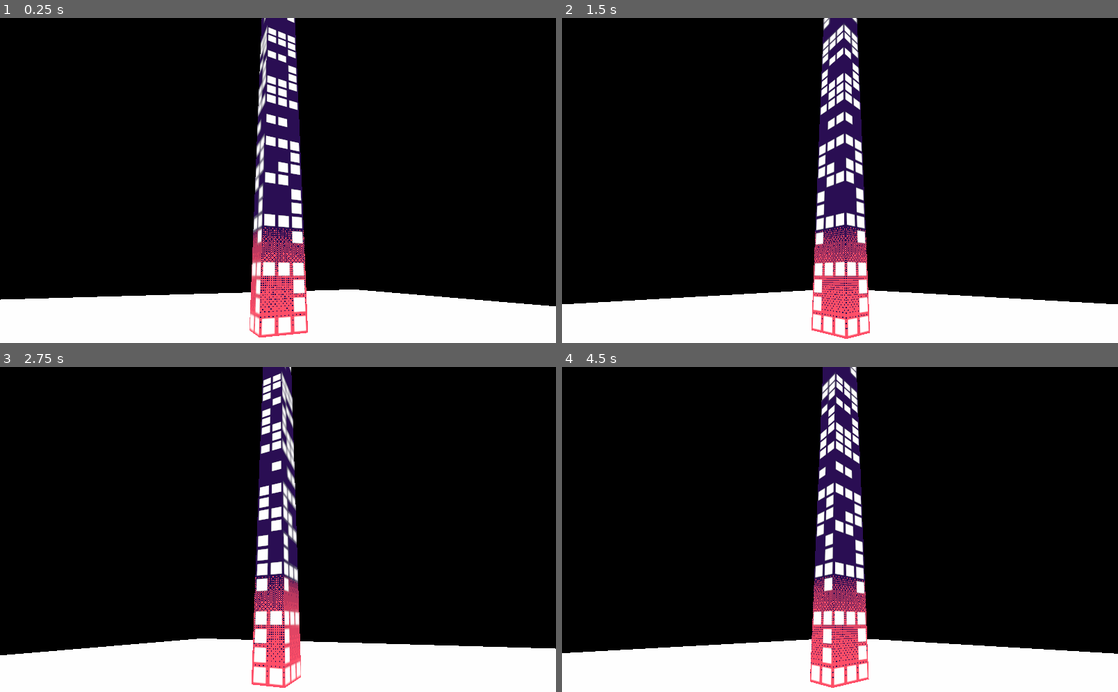
Above: before the commit, frames 1-4 (two rows, left to right).
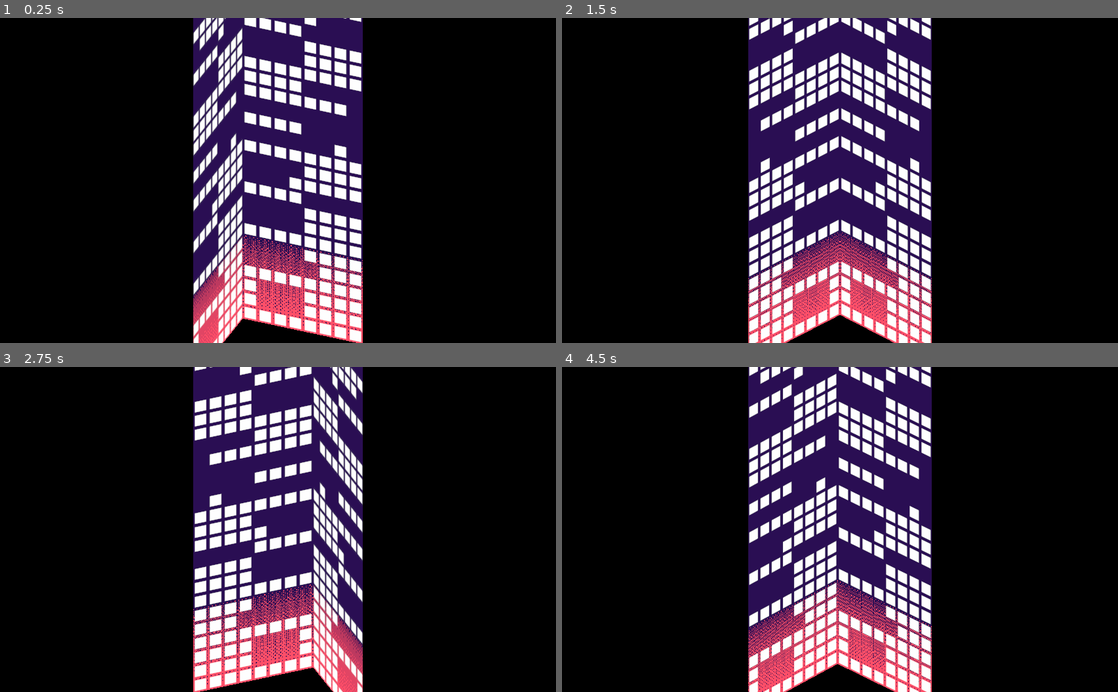
Above: after the commit, the same moments.

Repository: CluckeyMcCormick/ncg2
Game: Godot game, scene res://Main.tscn
Two runs of this game, one before a commit and one after it. Both use one fixed random seed, a clock stepped at 60 frames per second and the inputs below.
Inputs:
- Up to frame 1 (0.25 s): no input
- Up to frame 2 (1.5 s): no input
- Up to frame 3 (2.75 s): no input
- Up to frame 4 (4.5 s): no input

The runs differ from the first frame. In frame 1, 36% of the frame differs, in the area x 0-100%, y 0-100%; in frame 2, 37%; in frame 3, 36%; in frame 4, 38%.

Commit message:
Adjust UV shift for side parity
I don't exactly understand how textures work in Godot. It seems
they're tied to a world unit, so a texture will always occupy one
world unit regardless of the dimensionsions of said texture. It also
seems, at least for SurfaceTool-generated Meshes, that the texture is
centered in the middle - I THINK.

The exact mechanics don't matter as much here as the result: if an
AutoBuilding had an odd side, then the windows on that side would have
bisected windows at the edges. That had something to do with the
texture centering.

Anyway, the solution was to shift the texture by half a window IF that
texture was odd. In code, I just leveraged the parity to turn the
shift on-and-off - allows me to skip using if statements.

Diff:
--- a/AutoBuilding.gd
+++ b/AutoBuilding.gd
@@ -63,29 +63,30 @@
 
     # By default, the UV2 texture is centered on 0,0 - so it stretches half it's
     # length in either direction on x and z. While that normally wouldn't be
-    # a problem, with our pixel-perfect texture, it bisects one of the windows.
-    # So we need to shift it to the side by half of the size of a window.
-    var base_UV2_shift = Vector2(WINDOW_UV_SIZE / 2, 0)
+    # a problem, with our pixel-perfect texture, it bisects one of the windows
+    # IF the measure on that side is odd. So we need to shift it to the side by
+    # half of the size of a window.
+    var odd_UV2_shift = Vector2(WINDOW_UV_SIZE / 2, 0)
 
     $ZNeg.mesh = ready_side_mesh(
         Vector2(-eff_x, 0),
         Vector2( eff_x, eff_y),
-        -eff_z, false, base_UV2_shift
+        -eff_z, false, (len_x % 2) * odd_UV2_shift
     )
     $ZPos.mesh = ready_side_mesh(
         Vector2(-eff_x, eff_y),
         Vector2( eff_x, 0),
-        eff_z, false, base_UV2_shift
+        eff_z, false, (len_x % 2) * odd_UV2_shift
     )
     $XNeg.mesh = ready_side_mesh(
         Vector2(-eff_z, 0),
         Vector2( eff_z, eff_y),
-        eff_x, true, Vector2.ZERO
+        eff_x, true, (len_z % 2) * odd_UV2_shift
     )
     $XPos.mesh = ready_side_mesh(
         Vector2(-eff_z, eff_y),
         Vector2( eff_z, 0),
-        -eff_x, true, Vector2.ZERO
+        -eff_x, true, (len_z % 2) * odd_UV2_shift
     )
     $YTop.mesh = ready_top_mesh(
         Vector2(-eff_x, -eff_z),
--- a/Main.tscn
+++ b/Main.tscn
@@ -9,8 +9,8 @@
 
 [sub_resource type="ArrayMesh" id=2]
 surfaces/0 = {
-"aabb": AABB( -0.046875, 0, -0.03125, 0.09375, 1, 1.00005e-05 ),
-"array_data": PoolByteArray( 0, 0, 64, 189, 0, 0, 0, 0, 0, 0, 0, 189, 0, 0, 129, 0, 127, 0, 0, 129, 0, 170, 0, 0, 0, 168, 0, 0, 0, 0, 64, 61, 0, 0, 128, 63, 0, 0, 0, 189, 0, 0, 129, 0, 127, 0, 0, 129, 0, 42, 0, 188, 0, 44, 0, 188, 0, 0, 64, 189, 0, 0, 128, 63, 0, 0, 0, 189, 0, 0, 129, 0, 127, 0, 0, 129, 0, 170, 0, 188, 0, 168, 0, 188, 0, 0, 64, 189, 0, 0, 0, 0, 0, 0, 0, 189, 0, 0, 129, 0, 127, 0, 0, 129, 0, 170, 0, 0, 0, 168, 0, 0, 0, 0, 64, 61, 0, 0, 0, 0, 0, 0, 0, 189, 0, 0, 129, 0, 127, 0, 0, 129, 0, 42, 0, 0, 0, 44, 0, 0, 0, 0, 64, 61, 0, 0, 128, 63, 0, 0, 0, 189, 0, 0, 129, 0, 127, 0, 0, 129, 0, 42, 0, 188, 0, 44, 0, 188 ),
+"aabb": AABB( -0.125, 0, -0.125, 0.25, 1.125, 9.99868e-06 ),
+"array_data": PoolByteArray( 0, 0, 0, 190, 0, 0, 0, 0, 0, 0, 0, 190, 0, 0, 129, 0, 127, 0, 0, 129, 0, 176, 0, 0, 0, 176, 0, 0, 0, 0, 0, 62, 0, 0, 144, 63, 0, 0, 0, 190, 0, 0, 129, 0, 127, 0, 0, 129, 0, 48, 128, 188, 0, 48, 128, 188, 0, 0, 0, 190, 0, 0, 144, 63, 0, 0, 0, 190, 0, 0, 129, 0, 127, 0, 0, 129, 0, 176, 128, 188, 0, 176, 128, 188, 0, 0, 0, 190, 0, 0, 0, 0, 0, 0, 0, 190, 0, 0, 129, 0, 127, 0, 0, 129, 0, 176, 0, 0, 0, 176, 0, 0, 0, 0, 0, 62, 0, 0, 0, 0, 0, 0, 0, 190, 0, 0, 129, 0, 127, 0, 0, 129, 0, 48, 0, 0, 0, 48, 0, 0, 0, 0, 0, 62, 0, 0, 144, 63, 0, 0, 0, 190, 0, 0, 129, 0, 127, 0, 0, 129, 0, 48, 128, 188, 0, 48, 128, 188 ),
 "array_index_data": PoolByteArray(  ),
 "blend_shape_data": [  ],
 "format": 97335,
@@ -23,8 +23,8 @@
 
 [sub_resource type="ArrayMesh" id=3]
 surfaces/0 = {
-"aabb": AABB( -0.046875, 0, 0.03125, 0.09375, 1.00001, 9.99868e-06 ),
-"array_data": PoolByteArray( 0, 0, 64, 189, 0, 0, 128, 63, 0, 0, 0, 61, 0, 0, 127, 0, 127, 0, 0, 127, 0, 170, 0, 188, 0, 168, 0, 188, 0, 0, 64, 61, 0, 0, 0, 0, 0, 0, 0, 61, 0, 0, 127, 0, 127, 0, 0, 127, 0, 42, 0, 0, 0, 44, 0, 0, 0, 0, 64, 189, 0, 0, 0, 0, 0, 0, 0, 61, 0, 0, 127, 0, 127, 0, 0, 127, 0, 170, 0, 0, 0, 168, 0, 0, 0, 0, 64, 189, 0, 0, 128, 63, 0, 0, 0, 61, 0, 0, 127, 0, 127, 0, 0, 127, 0, 170, 0, 188, 0, 168, 0, 188, 0, 0, 64, 61, 0, 0, 128, 63, 0, 0, 0, 61, 0, 0, 127, 0, 127, 0, 0, 127, 0, 42, 0, 188, 0, 44, 0, 188, 0, 0, 64, 61, 0, 0, 0, 0, 0, 0, 0, 61, 0, 0, 127, 0, 127, 0, 0, 127, 0, 42, 0, 0, 0, 44, 0, 0 ),
+"aabb": AABB( -0.125, 0, 0.125, 0.25, 1.12501, 9.99868e-06 ),
+"array_data": PoolByteArray( 0, 0, 0, 190, 0, 0, 144, 63, 0, 0, 0, 62, 0, 0, 127, 0, 127, 0, 0, 127, 0, 176, 128, 188, 0, 176, 128, 188, 0, 0, 0, 62, 0, 0, 0, 0, 0, 0, 0, 62, 0, 0, 127, 0, 127, 0, 0, 127, 0, 48, 0, 0, 0, 48, 0, 0, 0, 0, 0, 190, 0, 0, 0, 0, 0, 0, 0, 62, 0, 0, 127, 0, 127, 0, 0, 127, 0, 176, 0, 0, 0, 176, 0, 0, 0, 0, 0, 190, 0, 0, 144, 63, 0, 0, 0, 62, 0, 0, 127, 0, 127, 0, 0, 127, 0, 176, 128, 188, 0, 176, 128, 188, 0, 0, 0, 62, 0, 0, 144, 63, 0, 0, 0, 62, 0, 0, 127, 0, 127, 0, 0, 127, 0, 48, 128, 188, 0, 48, 128, 188, 0, 0, 0, 62, 0, 0, 0, 0, 0, 0, 0, 62, 0, 0, 127, 0, 127, 0, 0, 127, 0, 48, 0, 0, 0, 48, 0, 0 ),
 "array_index_data": PoolByteArray(  ),
 "blend_shape_data": [  ],
 "format": 97335,
@@ -37,8 +37,8 @@
 
 [sub_resource type="ArrayMesh" id=4]
 surfaces/0 = {
-"aabb": AABB( 0.046875, 0, -0.03125, 9.99868e-06, 1, 0.0625 ),
-"array_data": PoolByteArray( 0, 0, 64, 61, 0, 0, 0, 0, 0, 0, 0, 189, 127, 0, 0, 0, 0, 0, 127, 129, 0, 168, 0, 0, 0, 168, 0, 0, 0, 0, 64, 61, 0, 0, 128, 63, 0, 0, 0, 61, 127, 0, 0, 0, 0, 0, 127, 129, 0, 40, 0, 188, 0, 40, 0, 188, 0, 0, 64, 61, 0, 0, 128, 63, 0, 0, 0, 189, 127, 0, 0, 0, 0, 0, 127, 129, 0, 168, 0, 188, 0, 168, 0, 188, 0, 0, 64, 61, 0, 0, 0, 0, 0, 0, 0, 189, 127, 0, 0, 0, 0, 0, 127, 129, 0, 168, 0, 0, 0, 168, 0, 0, 0, 0, 64, 61, 0, 0, 0, 0, 0, 0, 0, 61, 127, 0, 0, 0, 0, 0, 127, 129, 0, 40, 0, 0, 0, 40, 0, 0, 0, 0, 64, 61, 0, 0, 128, 63, 0, 0, 0, 61, 127, 0, 0, 0, 0, 0, 127, 129, 0, 40, 0, 188, 0, 40, 0, 188 ),
+"aabb": AABB( 0.125, 0, -0.125, 9.99868e-06, 1.125, 0.25 ),
+"array_data": PoolByteArray( 0, 0, 0, 62, 0, 0, 0, 0, 0, 0, 0, 190, 127, 0, 0, 0, 0, 0, 127, 129, 0, 176, 0, 0, 0, 176, 0, 0, 0, 0, 0, 62, 0, 0, 144, 63, 0, 0, 0, 62, 127, 0, 0, 0, 0, 0, 127, 129, 0, 48, 128, 188, 0, 48, 128, 188, 0, 0, 0, 62, 0, 0, 144, 63, 0, 0, 0, 190, 127, 0, 0, 0, 0, 0, 127, 129, 0, 176, 128, 188, 0, 176, 128, 188, 0, 0, 0, 62, 0, 0, 0, 0, 0, 0, 0, 190, 127, 0, 0, 0, 0, 0, 127, 129, 0, 176, 0, 0, 0, 176, 0, 0, 0, 0, 0, 62, 0, 0, 0, 0, 0, 0, 0, 62, 127, 0, 0, 0, 0, 0, 127, 129, 0, 48, 0, 0, 0, 48, 0, 0, 0, 0, 0, 62, 0, 0, 144, 63, 0, 0, 0, 62, 127, 0, 0, 0, 0, 0, 127, 129, 0, 48, 128, 188, 0, 48, 128, 188 ),
 "array_index_data": PoolByteArray(  ),
 "blend_shape_data": [  ],
 "format": 97335,
@@ -51,8 +51,8 @@
 
 [sub_resource type="ArrayMesh" id=5]
 surfaces/0 = {
-"aabb": AABB( -0.046875, 0, -0.03125, 9.99868e-06, 1.00001, 0.0625 ),
-"array_data": PoolByteArray( 0, 0, 64, 189, 0, 0, 128, 63, 0, 0, 0, 189, 129, 0, 0, 0, 0, 0, 127, 127, 0, 168, 0, 188, 0, 168, 0, 188, 0, 0, 64, 189, 0, 0, 0, 0, 0, 0, 0, 61, 129, 0, 0, 0, 0, 0, 127, 127, 0, 40, 0, 0, 0, 40, 0, 0, 0, 0, 64, 189, 0, 0, 0, 0, 0, 0, 0, 189, 129, 0, 0, 0, 0, 0, 127, 127, 0, 168, 0, 0, 0, 168, 0, 0, 0, 0, 64, 189, 0, 0, 128, 63, 0, 0, 0, 189, 129, 0, 0, 0, 0, 0, 127, 127, 0, 168, 0, 188, 0, 168, 0, 188, 0, 0, 64, 189, 0, 0, 128, 63, 0, 0, 0, 61, 129, 0, 0, 0, 0, 0, 127, 127, 0, 40, 0, 188, 0, 40, 0, 188, 0, 0, 64, 189, 0, 0, 0, 0, 0, 0, 0, 61, 129, 0, 0, 0, 0, 0, 127, 127, 0, 40, 0, 0, 0, 40, 0, 0 ),
+"aabb": AABB( -0.125, 0, -0.125, 9.99868e-06, 1.12501, 0.25 ),
+"array_data": PoolByteArray( 0, 0, 0, 190, 0, 0, 144, 63, 0, 0, 0, 190, 129, 0, 0, 0, 0, 0, 127, 127, 0, 176, 128, 188, 0, 176, 128, 188, 0, 0, 0, 190, 0, 0, 0, 0, 0, 0, 0, 62, 129, 0, 0, 0, 0, 0, 127, 127, 0, 48, 0, 0, 0, 48, 0, 0, 0, 0, 0, 190, 0, 0, 0, 0, 0, 0, 0, 190, 129, 0, 0, 0, 0, 0, 127, 127, 0, 176, 0, 0, 0, 176, 0, 0, 0, 0, 0, 190, 0, 0, 144, 63, 0, 0, 0, 190, 129, 0, 0, 0, 0, 0, 127, 127, 0, 176, 128, 188, 0, 176, 128, 188, 0, 0, 0, 190, 0, 0, 144, 63, 0, 0, 0, 62, 129, 0, 0, 0, 0, 0, 127, 127, 0, 48, 128, 188, 0, 48, 128, 188, 0, 0, 0, 190, 0, 0, 0, 0, 0, 0, 0, 62, 129, 0, 0, 0, 0, 0, 127, 127, 0, 48, 0, 0, 0, 48, 0, 0 ),
 "array_index_data": PoolByteArray(  ),
 "blend_shape_data": [  ],
 "format": 97335,
@@ -65,8 +65,8 @@
 
 [sub_resource type="ArrayMesh" id=6]
 surfaces/0 = {
-"aabb": AABB( -0.046875, 1, -0.03125, 0.09375, 1.00136e-05, 0.0625 ),
-"array_data": PoolByteArray( 0, 0, 64, 189, 0, 0, 128, 63, 0, 0, 0, 189, 0, 127, 0, 0, 127, 0, 0, 127, 0, 0, 0, 255, 0, 170, 0, 168, 0, 0, 64, 61, 0, 0, 128, 63, 0, 0, 0, 61, 0, 127, 0, 0, 127, 0, 0, 127, 0, 0, 0, 255, 0, 42, 0, 40, 0, 0, 64, 189, 0, 0, 128, 63, 0, 0, 0, 61, 0, 127, 0, 0, 127, 0, 0, 127, 0, 0, 0, 255, 0, 170, 0, 40, 0, 0, 64, 189, 0, 0, 128, 63, 0, 0, 0, 189, 0, 127, 0, 0, 127, 0, 0, 127, 0, 0, 0, 255, 0, 170, 0, 168, 0, 0, 64, 61, 0, 0, 128, 63, 0, 0, 0, 189, 0, 127, 0, 0, 127, 0, 0, 127, 0, 0, 0, 255, 0, 42, 0, 168, 0, 0, 64, 61, 0, 0, 128, 63, 0, 0, 0, 61, 0, 127, 0, 0, 127, 0, 0, 127, 0, 0, 0, 255, 0, 42, 0, 40 ),
+"aabb": AABB( -0.125, 1.125, -0.125, 0.25, 1.00136e-05, 0.25 ),
+"array_data": PoolByteArray( 0, 0, 0, 190, 0, 0, 144, 63, 0, 0, 0, 190, 0, 127, 0, 0, 127, 0, 0, 127, 0, 0, 0, 255, 0, 176, 0, 176, 0, 0, 0, 62, 0, 0, 144, 63, 0, 0, 0, 62, 0, 127, 0, 0, 127, 0, 0, 127, 0, 0, 0, 255, 0, 48, 0, 48, 0, 0, 0, 190, 0, 0, 144, 63, 0, 0, 0, 62, 0, 127, 0, 0, 127, 0, 0, 127, 0, 0, 0, 255, 0, 176, 0, 48, 0, 0, 0, 190, 0, 0, 144, 63, 0, 0, 0, 190, 0, 127, 0, 0, 127, 0, 0, 127, 0, 0, 0, 255, 0, 176, 0, 176, 0, 0, 0, 62, 0, 0, 144, 63, 0, 0, 0, 190, 0, 127, 0, 0, 127, 0, 0, 127, 0, 0, 0, 255, 0, 48, 0, 176, 0, 0, 0, 62, 0, 0, 144, 63, 0, 0, 0, 62, 0, 127, 0, 0, 127, 0, 0, 127, 0, 0, 0, 255, 0, 48, 0, 48 ),
 "array_index_data": PoolByteArray(  ),
 "blend_shape_data": [  ],
 "format": 97311,
@@ -81,17 +81,20 @@
 script = ExtResource( 4 )
 
 [node name="PrimaryCamera" type="Camera" parent="."]
-transform = Transform( -1, 3.27492e-08, 8.1057e-08, 0, 0.927184, -0.374607, -8.74228e-08, -0.374607, -0.927184, 0, 0.8, -4.1 )
+transform = Transform( -1, -4.50261e-08, -7.4936e-08, 0, 0.857167, -0.515038, 8.74228e-08, -0.515038, -0.857167, 0, 0.8, -4.1 )
 cull_mask = 3
+projection = 1
 current = true
-size = 2.0
+size = 5.0
 
 [node name="AutoBuilding" type="Spatial" parent="."]
 transform = Transform( 8, 0, 0, 0, 8, 0, 0, 0, 8, 0, 0, 0 )
 script = ExtResource( 2 )
 building_side_material = ExtResource( 3 )
 building_top_material = ExtResource( 1 )
-len_y = 32
+len_x = 8
+len_y = 36
+len_z = 8
 
 [node name="MeshInstance" type="MeshInstance" parent="AutoBuilding"]
 mesh = SubResource( 1 )
Not shown: 2 places in materials/RoofDarkShader.tres that only renumber resources
